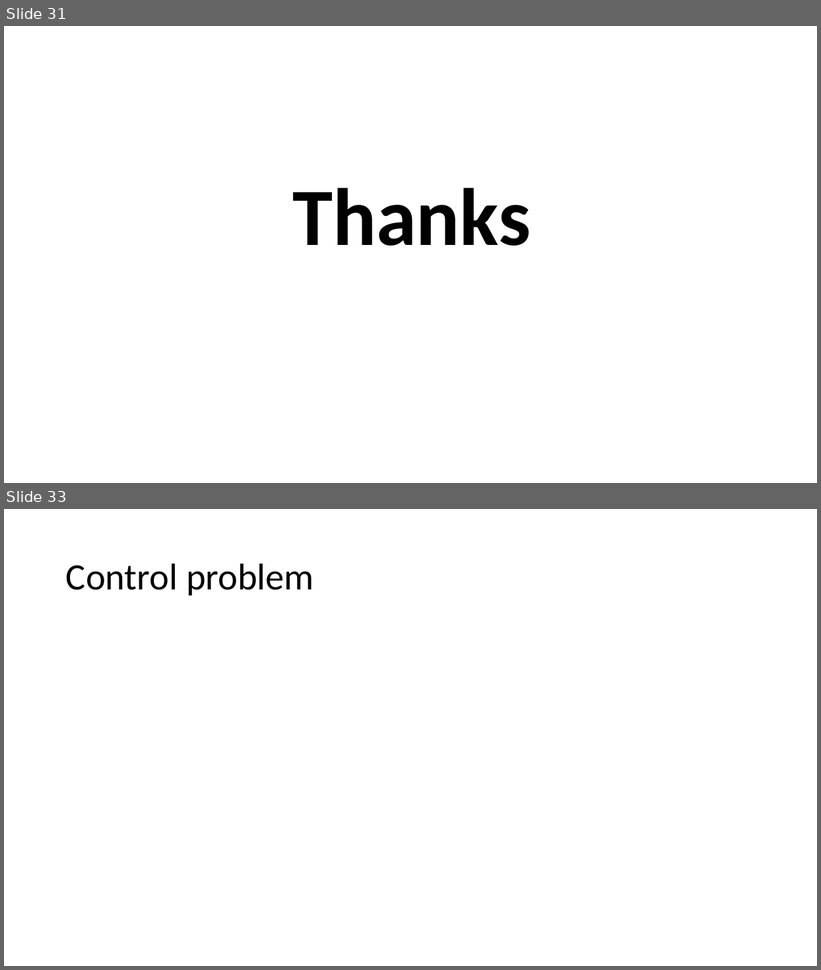
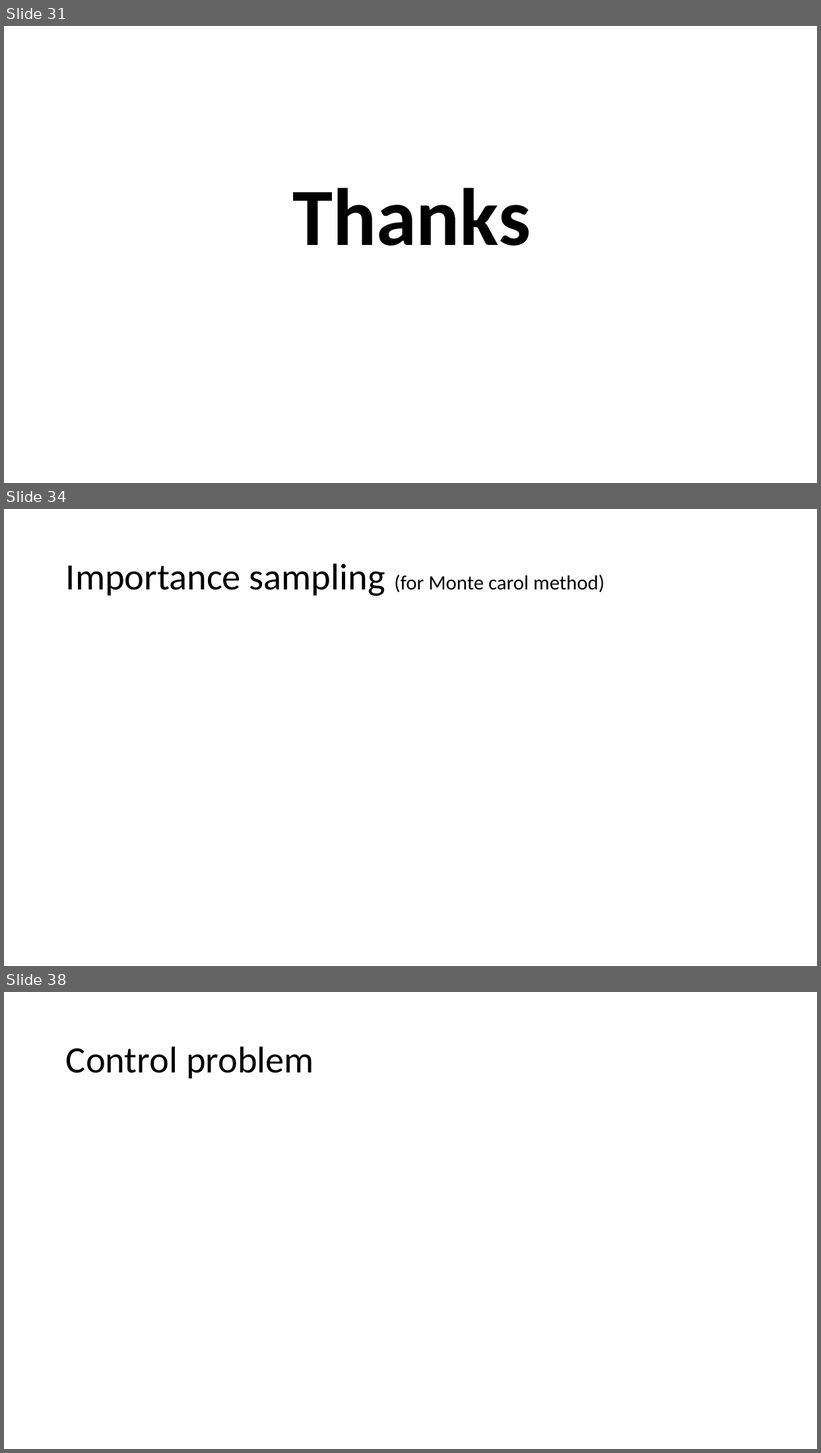
Before and after one commit to xfdywy/RL, a slide deck: RL analysis/RL analysis1.pptx. Shown one above the other, each under a label of ours: slides 31 and 33 before the commit, slides 31, 34 and 38 after it; the slides between them are not shown. The pictures are 821x970 and 821x1453 pixels, drawn with LibreOffice and Linux fonts; fonts in the diff are those of the drawing; grey boxes stand for pictures. Boxes give left, top, right and bottom in pixels: in the first picture for what was removed or moved away, otherwise in the second. Text is boxed around its words. In the diff, an @@ line names an element or a change of style, - is before the commit and + after.

```diff
--- a/RL analysis/RL analysis1.pptx
+++ b/RL analysis/RL analysis1.pptx
@@ slide 34 added at <box>4,509,817,966</box>, background #FFFFFF @@
@@ title added at <box>66,563,605,596</box>, 24 pt, text #000000 @@
+Importance sampling (for Monte carol method)
@@ what was slide 33 is now slide 38 @@
```
Also in this commit, not shown: 5 other slides added, 1 other file.
